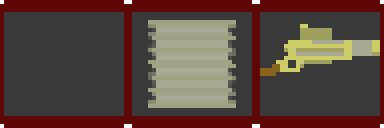
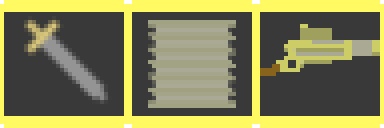
Layers edited between the first and the second 384 x 128 image:
removed layer "Eingefügte Ebene" over (0, 0, 128, 128)
showed "button active" over (0, 0, 384, 128)
painted on "button" over (0, 0, 128, 128)
